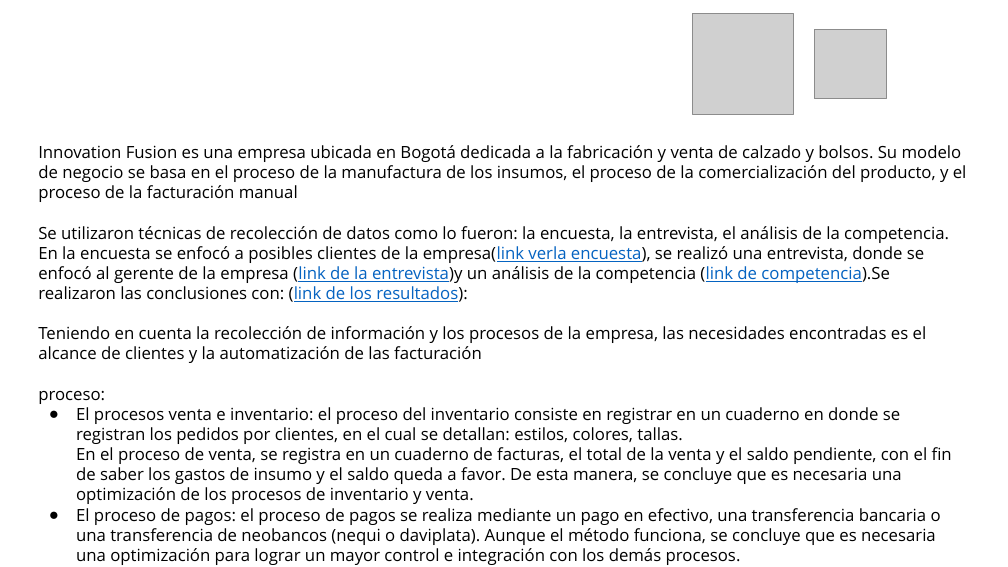
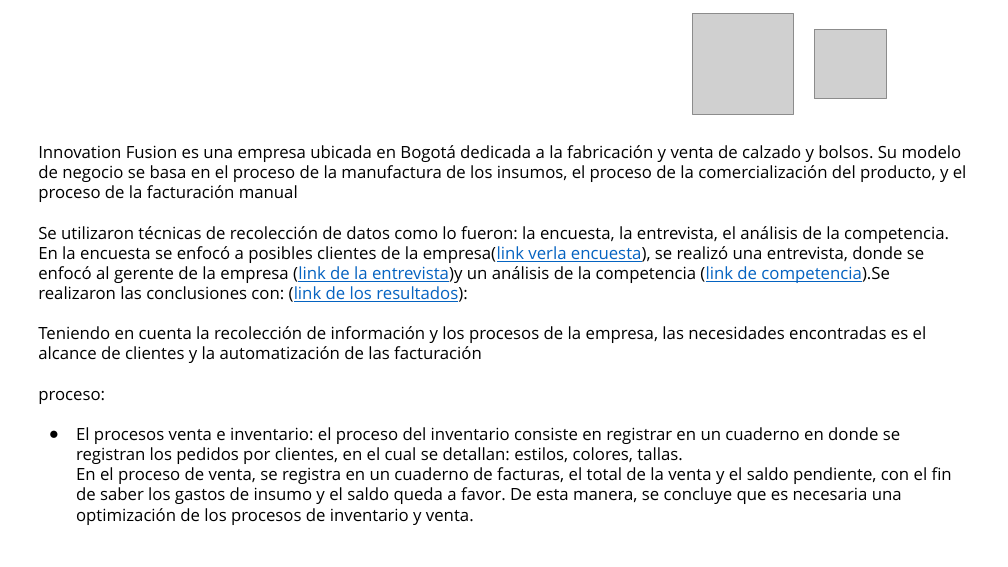
Before and after one commit to Katherin-22/Innovation_Fusion, a slide deck: slide 6 of 01_proyecto/trim1/01_contextualizacion_proyecto/Presentación del Proyecto.pptx. Drawn at 1008x567 pixels with LibreOffice and Linux fonts; fonts in the diff are those of the drawing; grey boxes stand for pictures; background and template pictures are left out. Boxes give left, top, right and bottom in pixels: in the first picture for what was removed or moved away, otherwise in the second. Text is boxed around its words. In the diff, an @@ line names an element or a change of style, - is before the commit and + after.

```diff
--- a/01_proyecto/trim1/01_contextualizacion_proyecto/Presentación del Proyecto.pptx
+++ b/01_proyecto/trim1/01_contextualizacion_proyecto/Presentación del Proyecto.pptx
@@ text at [76,508,941,565]: paragraph removed @@
-● El proceso de pagos: el proceso de pagos se realiza mediante un pago en efectivo, una transferencia bancaria o una transferencia de neobancos (nequi o daviplata). Aunque el método funciona, se concluye que es necesaria una optimización para lograr un mayor control e integración con los demás procesos.
```
Also in this commit, not shown: 2 other slides changed, 11 other files.
